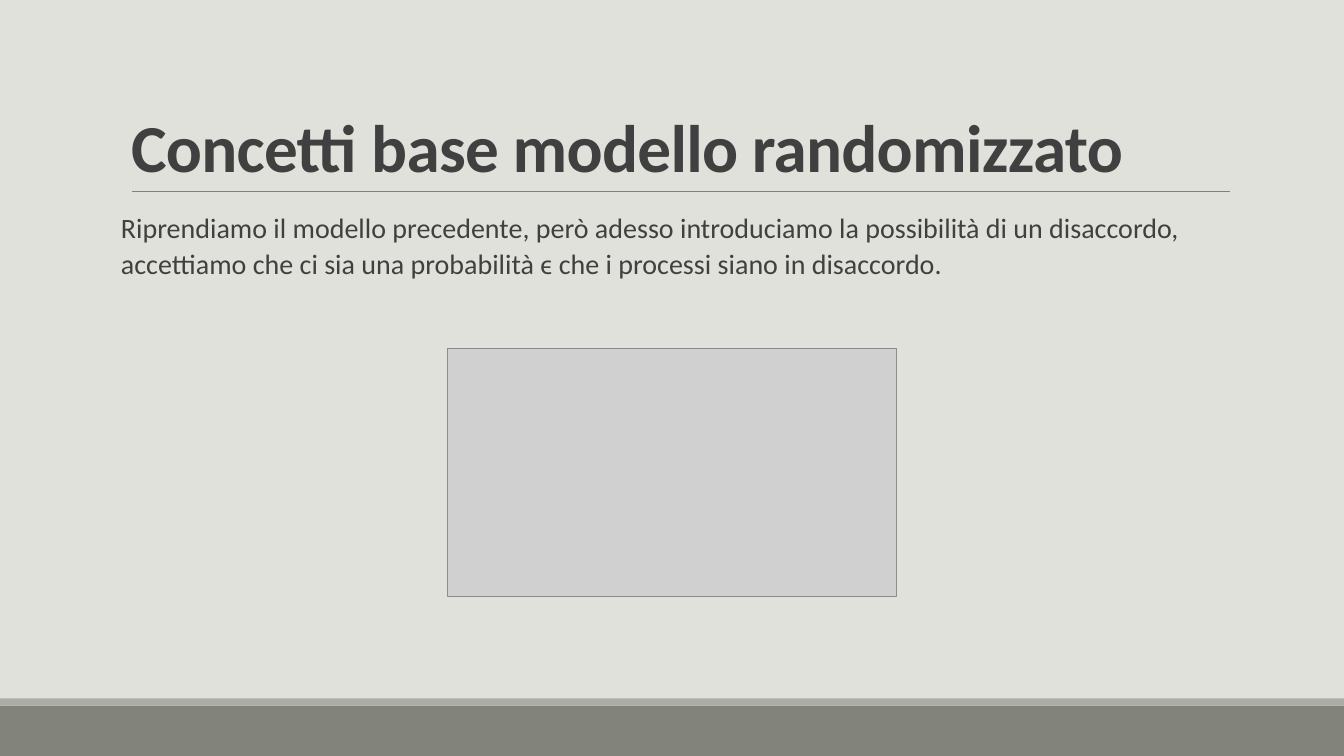
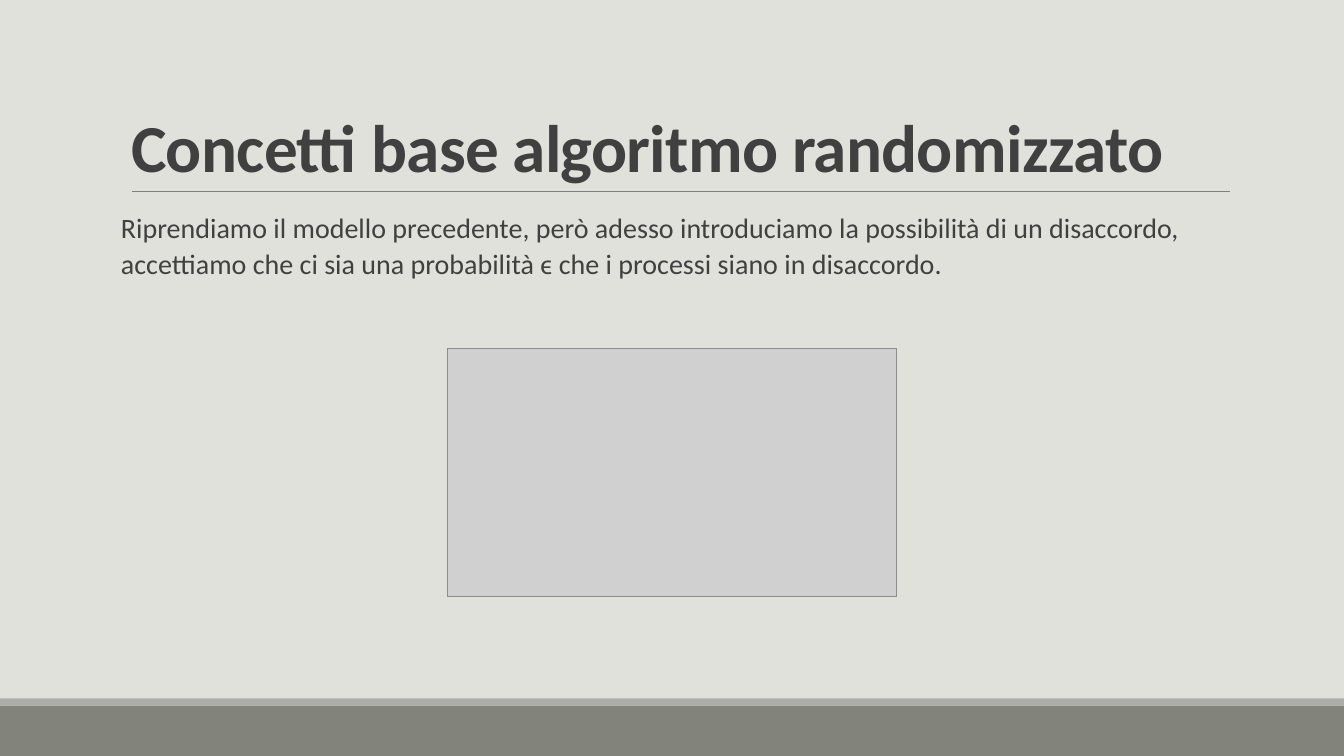
Before and after one commit to lory9894University/mcad, a slide deck: slide 22 of Prensentazione_V2.pptx. Drawn at 1344x756 pixels with LibreOffice and Linux fonts; fonts in the diff are those of the drawing; grey boxes stand for pictures. Boxes give left, top, right and bottom in pixels: in the first picture for what was removed or moved away, otherwise in the second. Text is boxed around its words. In the diff, an @@ line names an element or a change of style, - is before the commit and + after.

```diff
--- a/Prensentazione_V2.pptx
+++ b/Prensentazione_V2.pptx
@@ title at [131,125,1163,184]: text changed @@
-Concetti base modello randomizzato
+Concetti base algoritmo randomizzato
```
Also in this commit, not shown: 2 other slides changed, 2 slides added, 1 other file.
